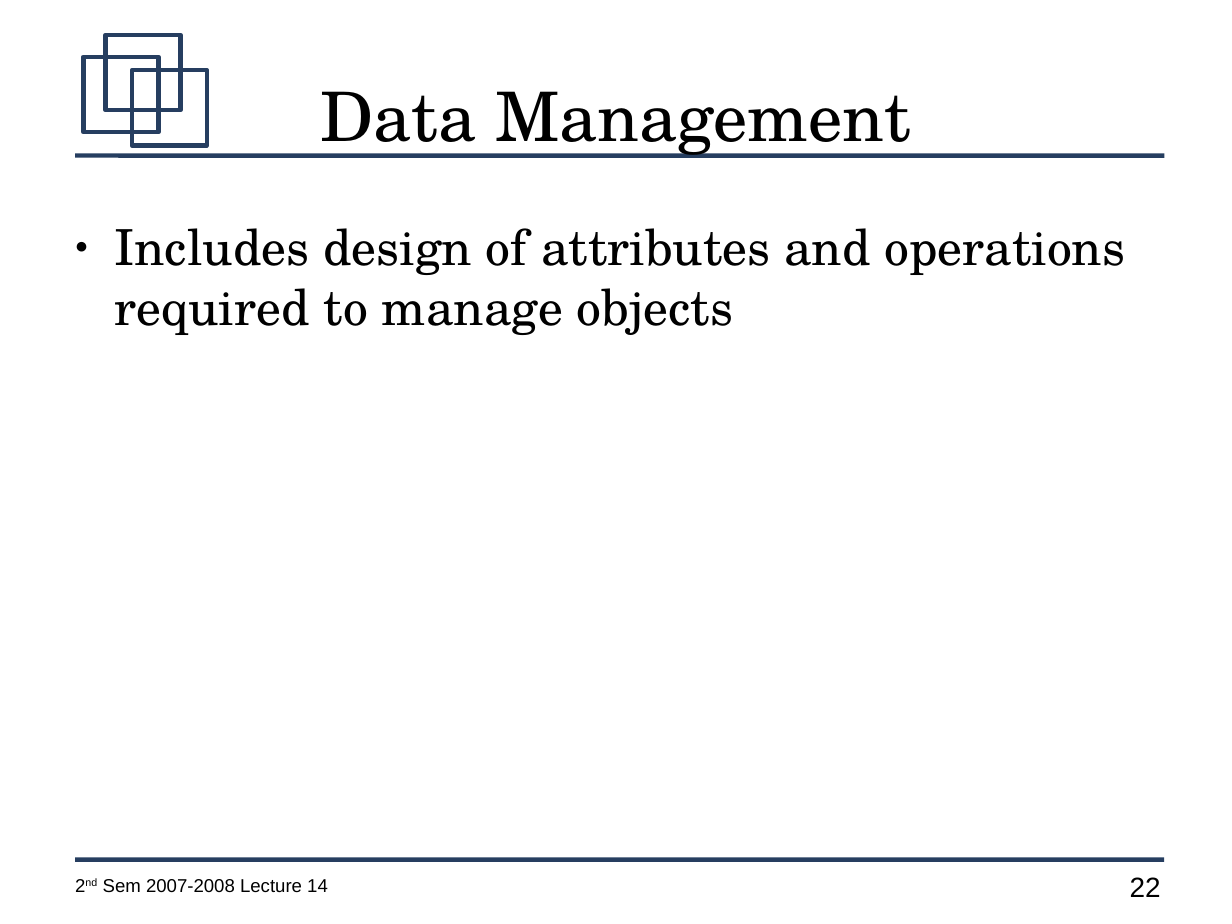
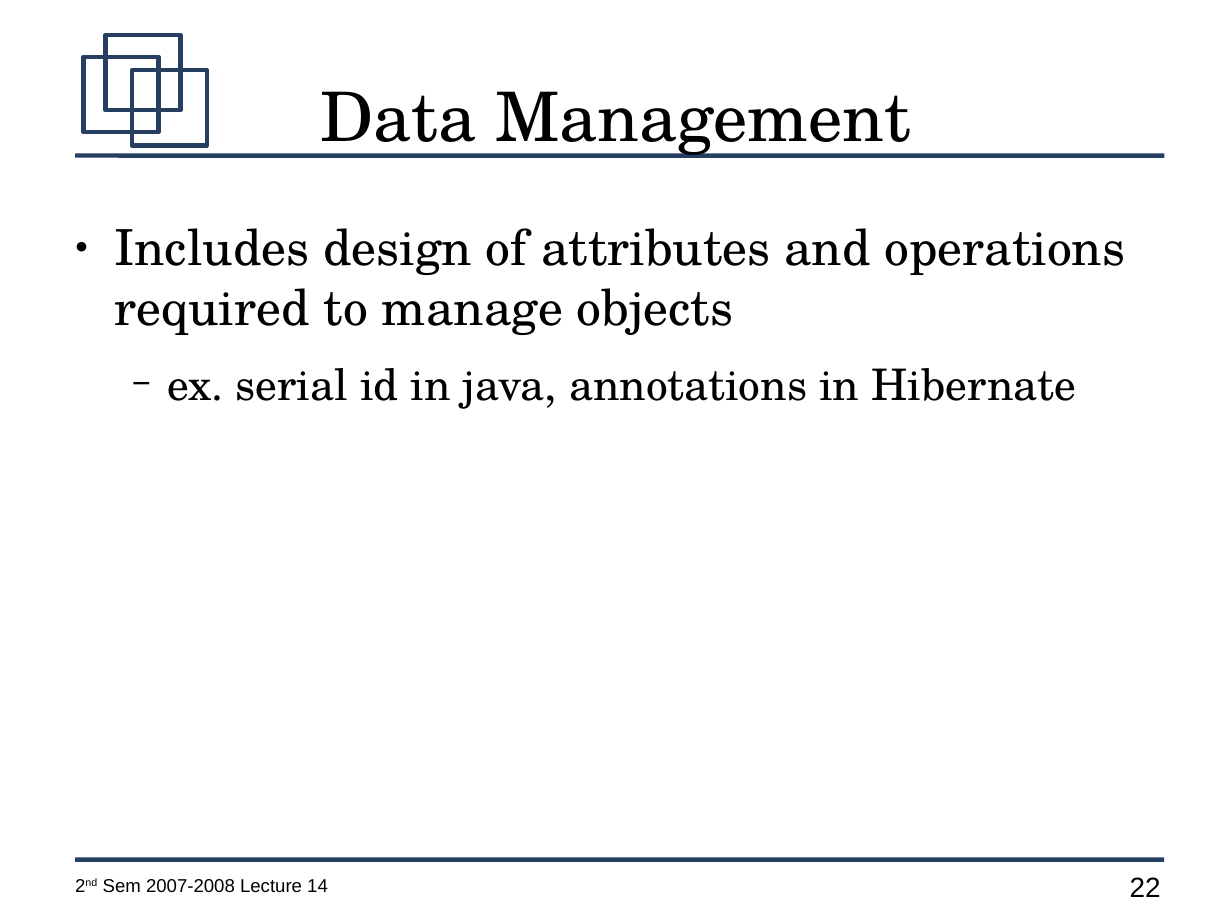
Before and after one commit to jachermocilla/jach-homepage, a slide deck: slide 22 of CMSC128-2nd-Sem-2007-L14.odp. Drawn at 1232x924 pixels with LibreOffice and Linux fonts; fonts in the diff are those of the drawing. Boxes give left, top, right and bottom in pixels: in the first picture for what was removed or moved away, otherwise in the second. Text is boxed around its words. In the diff, an @@ line names an element or a change of style, - is before the commit and + after.

```diff
--- a/CMSC128-2nd-Sem-2007-L14.odp
+++ b/CMSC128-2nd-Sem-2007-L14.odp
@@ text at (x1=167, y1=368, x2=1076, y2=409): paragraph added @@
+  − ex. serial id in java, annotations in Hibernate
```
Also in this commit, not shown: 5 other slides changed, 2 slides added.
